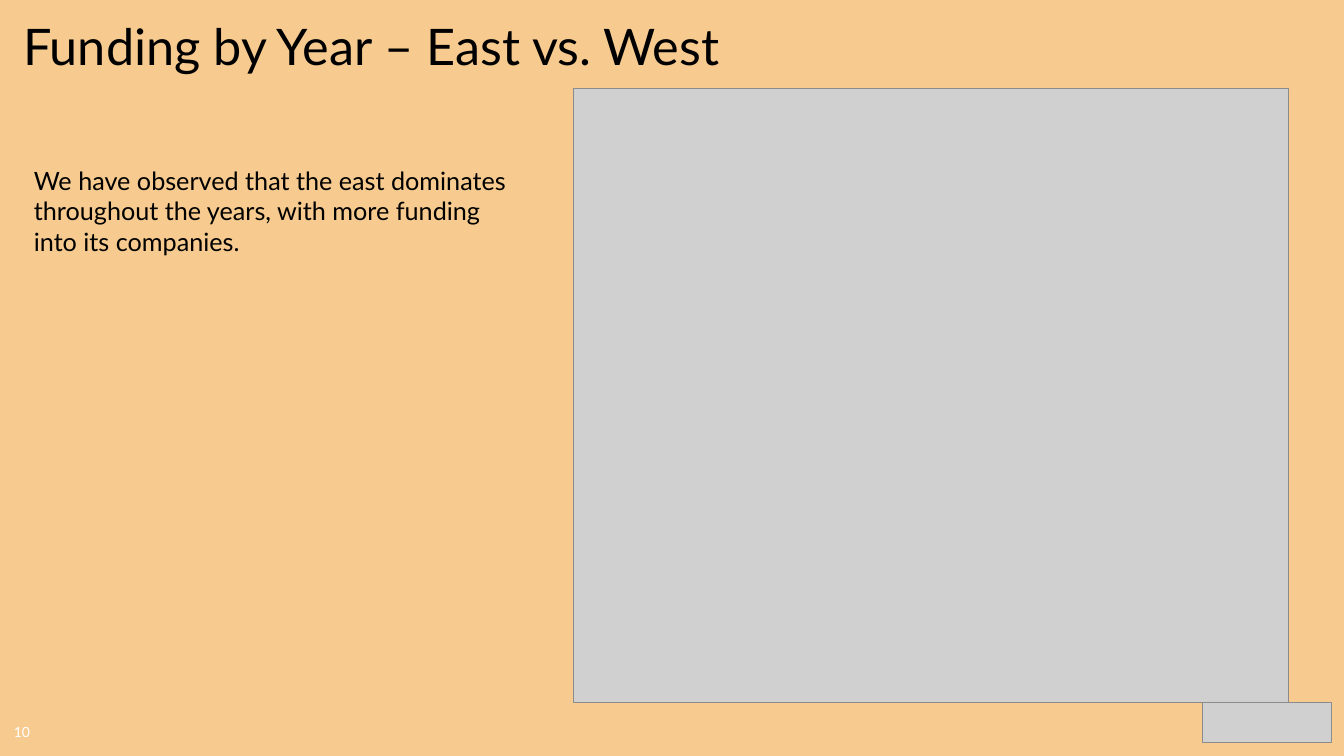
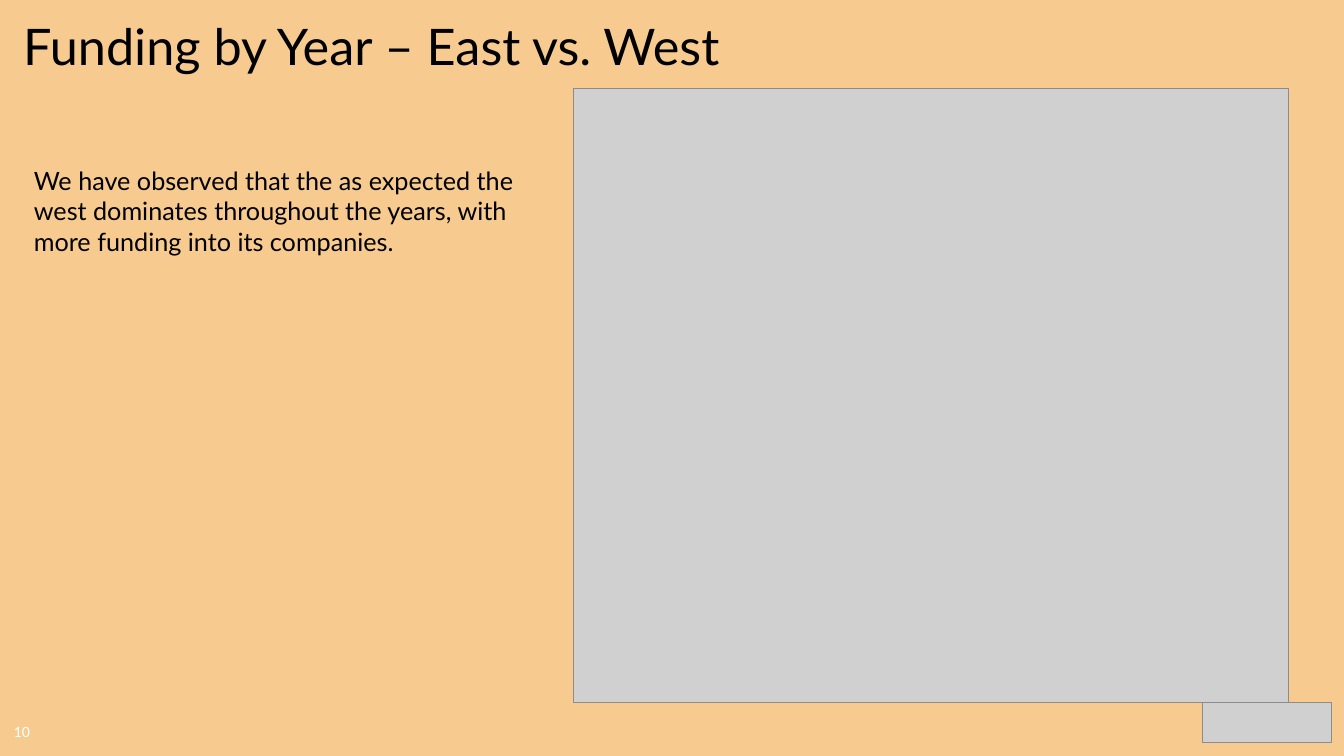
Before and after one commit to CharlesPBiggar/Data-Analytics-Project-1, a slide deck: slide 10 of Presentation/GiterDun Presentation.pptx. Drawn at 1344x756 pixels with LibreOffice and Linux fonts; fonts in the diff are those of the drawing; grey boxes stand for pictures; background and template pictures are left out. Boxes give left, top, right and bottom in pixels: in the first picture for what was removed or moved away, otherwise in the second. Text is boxed around its words. In the diff, an @@ line names an element or a change of style, - is before the commit and + after.

Commit message:
new slides for don

```diff
--- a/Presentation/GiterDun Presentation.pptx
+++ b/Presentation/GiterDun Presentation.pptx
@@ text at (x1=34, y1=171, x2=513, y2=255): text changed @@
-We have observed that the east dominates throughout the years, with more funding into its companies.
+We have observed that the as expected the west dominates throughout the years, with more funding into its companies.
```
Also in this commit, not shown: 4 other files.
